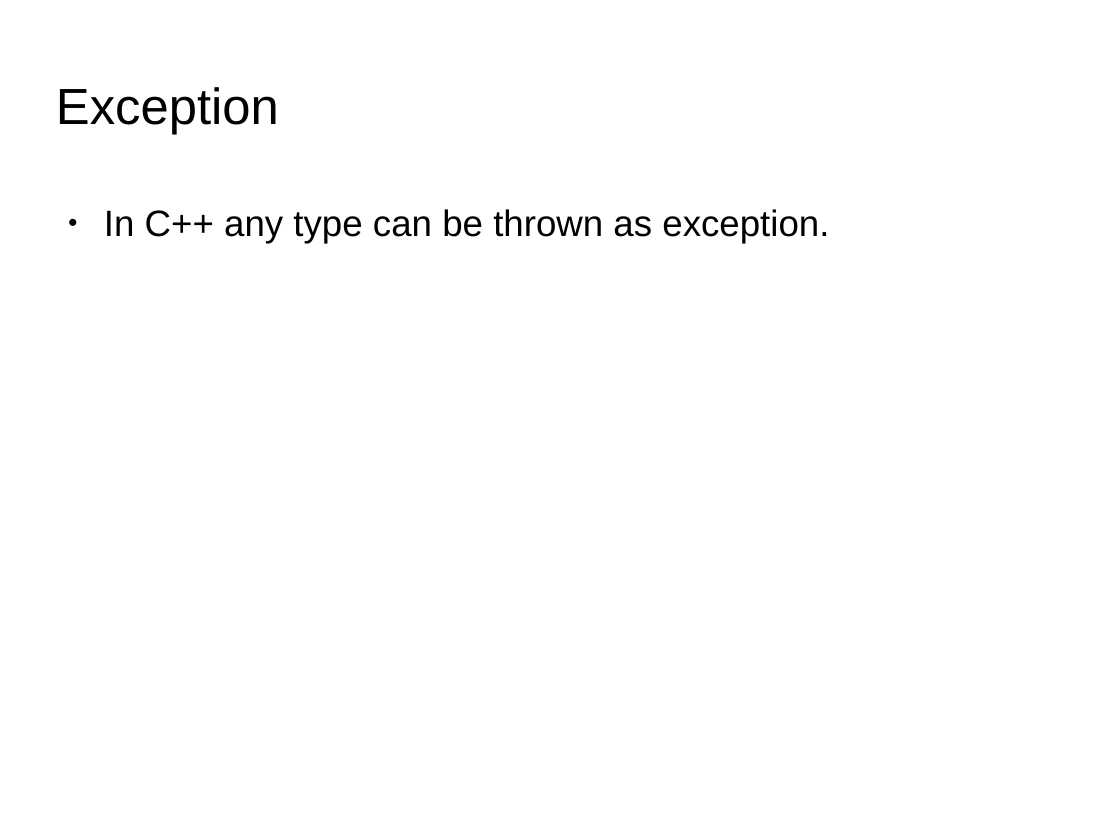
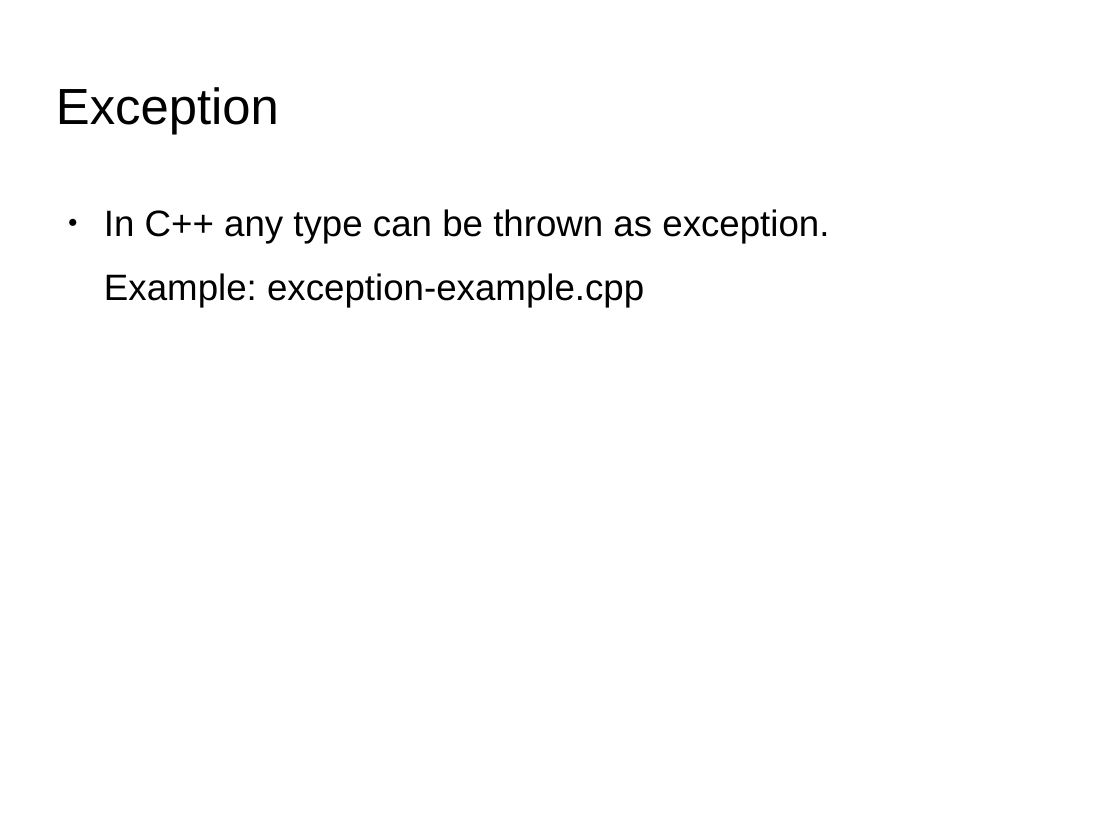
Before and after one commit to codengrow/scj, a slide deck: slide 3 of season1/episode4/c++11-in-action.odp. Drawn at 1120x840 pixels with LibreOffice and Linux fonts; fonts in the diff are those of the drawing; background and template pictures are left out. Boxes give left, top, right and bottom in pixels: in the first picture for what was removed or moved away, otherwise in the second. Text is boxed around its words. In the diff, an @@ line names an element or a change of style, - is before the commit and + after.

Commit message:
Updated reference to exception source code

```diff
--- a/season1/episode4/c++11-in-action.odp
+++ b/season1/episode4/c++11-in-action.odp
@@ text at [104,273,644,307]: paragraph added @@
+Example: exception-example.cpp
```
Also in this commit, not shown: 1 other file.
